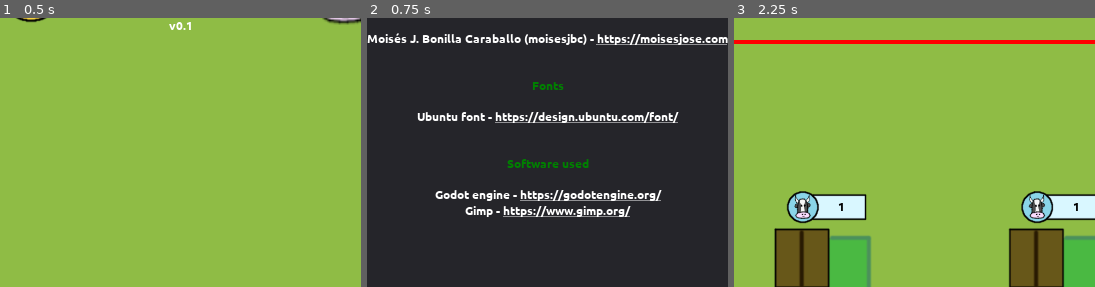
Above: before the commit, frames 1-3 (left to right).
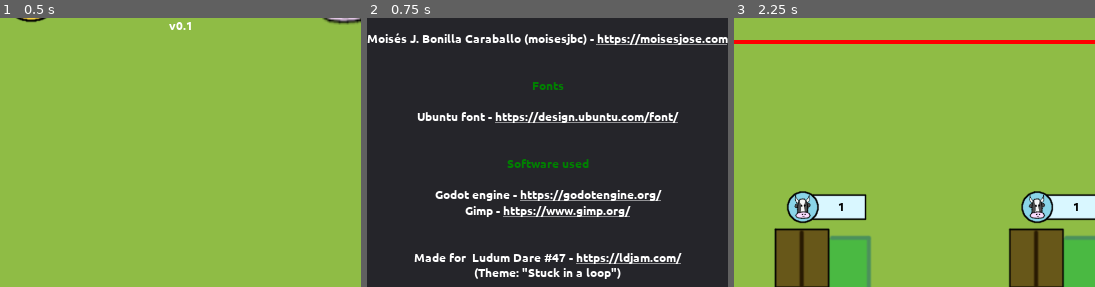
Above: after the commit, the same moments.

Repository: moisesjbc/ufo-taxi
Game: Godot game, scene res://menus/main_menu/main_menu.tscn
The game is run twice, just before and just after one commit, with the same random seed, the same clock (stepped at 60 frames per second) and the same inputs.
Inputs:
- Up to frame 1 (0.5 s): no input
- Up to frame 2 (0.75 s): click "Credits" at 0.5 s
- Up to frame 3 (2.25 s): click "Return to main menu" at 1.25 s; click "Start game" at 2 s
The pictures show only the part of the screen within x 20-70%, y 14-64%; the shares and areas given below are measured in that part.

Frame 1 is identical in both runs. In frame 2, 2.1% of the frame differs, in the area x 13-88%, y 87-98%; in frame 3, nothing differs.

Commit message:
Added Ludum Dare info to credits screen

Diff:
--- a/godot-project/menus/credits_menu/credits_menu.tscn
+++ b/godot-project/menus/credits_menu/credits_menu.tscn
@@ -76,6 +76,10 @@
 
 [color=white]Godot engine - [url=https://godotengine.org/]https://godotengine.org/[/url][/color]
 [color=white]Gimp - [url=https://www.gimp.org/]https://www.gimp.org/[/url][/color]
+
+
+[color=white]Made for  Ludum Dare #47 - [url=https://ldjam.com/]https://ldjam.com/[/url]
+(Theme: \"Stuck in a loop\")[/color]
 [/center]"
 text = "
 Idea, programming, graphics
@@ -92,6 +96,10 @@
 
 Godot engine - https://godotengine.org/
 Gimp - https://www.gimp.org/
+
+
+Made for  Ludum Dare #47 - https://ldjam.com/
+(Theme: \"Stuck in a loop\")
 "
 
 [node name="return_button" type="Button" parent="container/panel/margin_container/vbox_container"]
